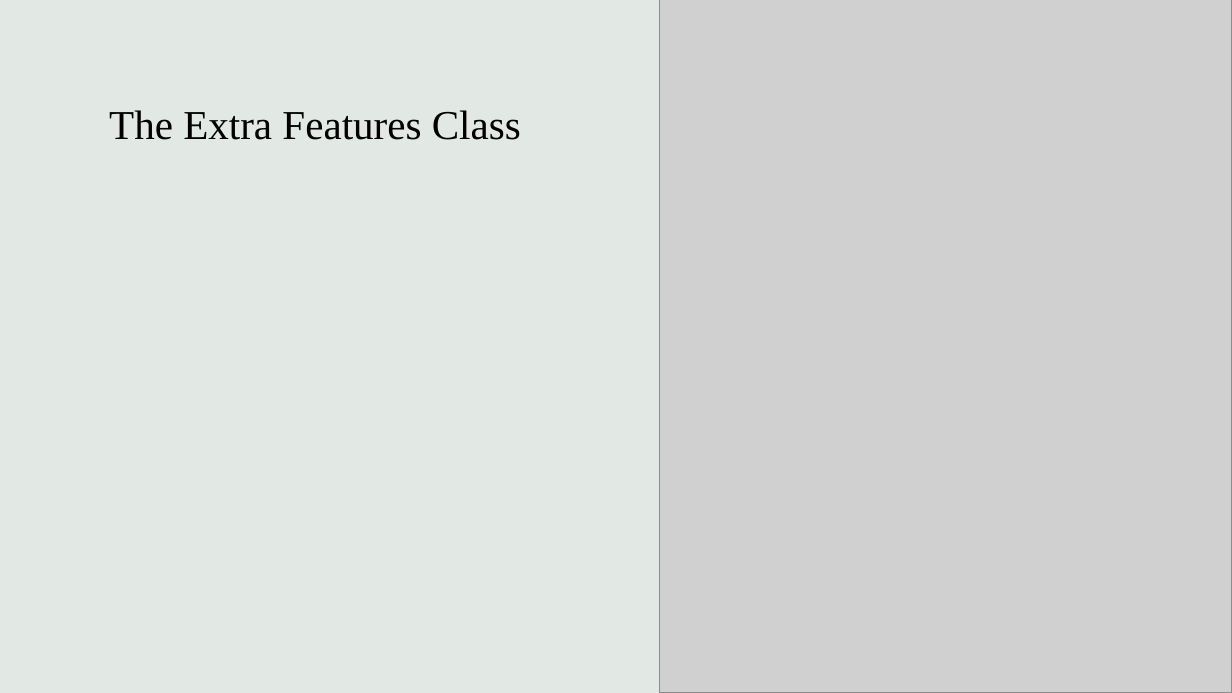
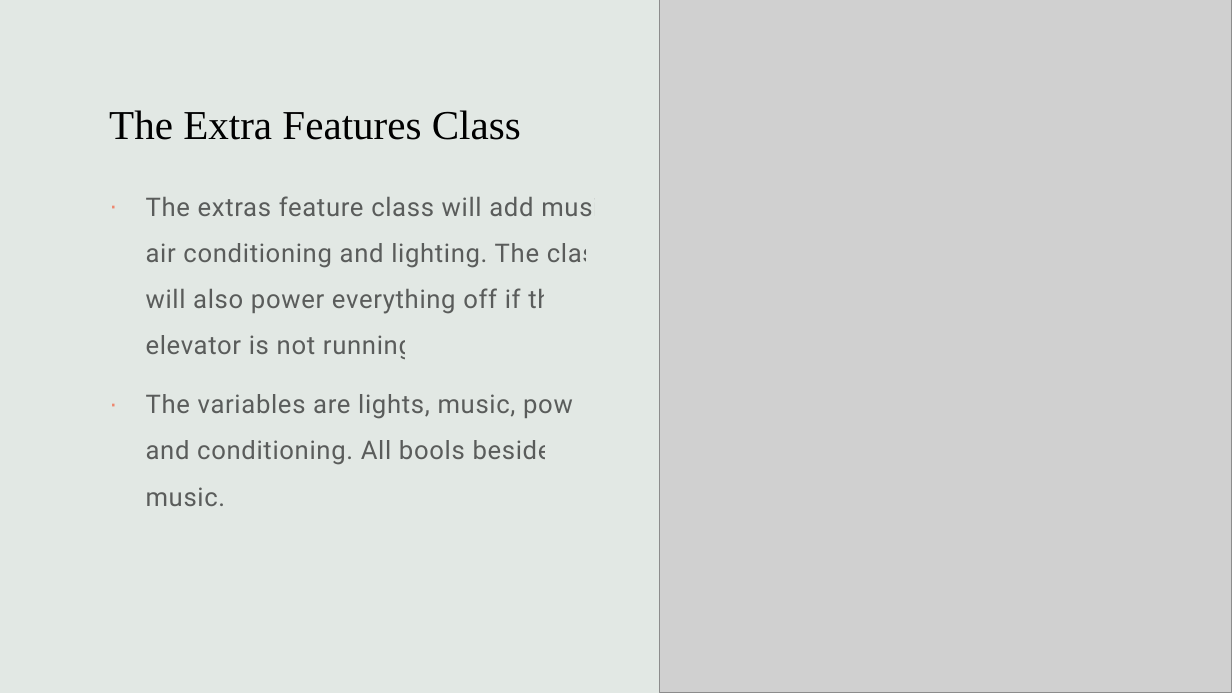
Before and after one commit to EGF9/snowday, a slide deck: slide 5 of Presentation1.pptx. Drawn at 1232x693 pixels with LibreOffice and Linux fonts; fonts in the diff are those of the drawing; grey boxes stand for pictures. Boxes give left, top, right and bottom in pixels: in the first picture for what was removed or moved away, otherwise in the second. Text is boxed around its words. In the diff, an @@ line names an element or a change of style, - is before the commit and + after.

Commit message:
added the extra features slide

```diff
--- a/Presentation1.pptx
+++ b/Presentation1.pptx
@@ text added at [146,196,619,506], 20 pt, text #000000 at 60% opacity @@
+· The extras feature class will add music, air conditioning and lighting. The class will also power everything off if the elevator is not running.
+· The variables are lights, music, power and conditioning. All bools besides music.
```
